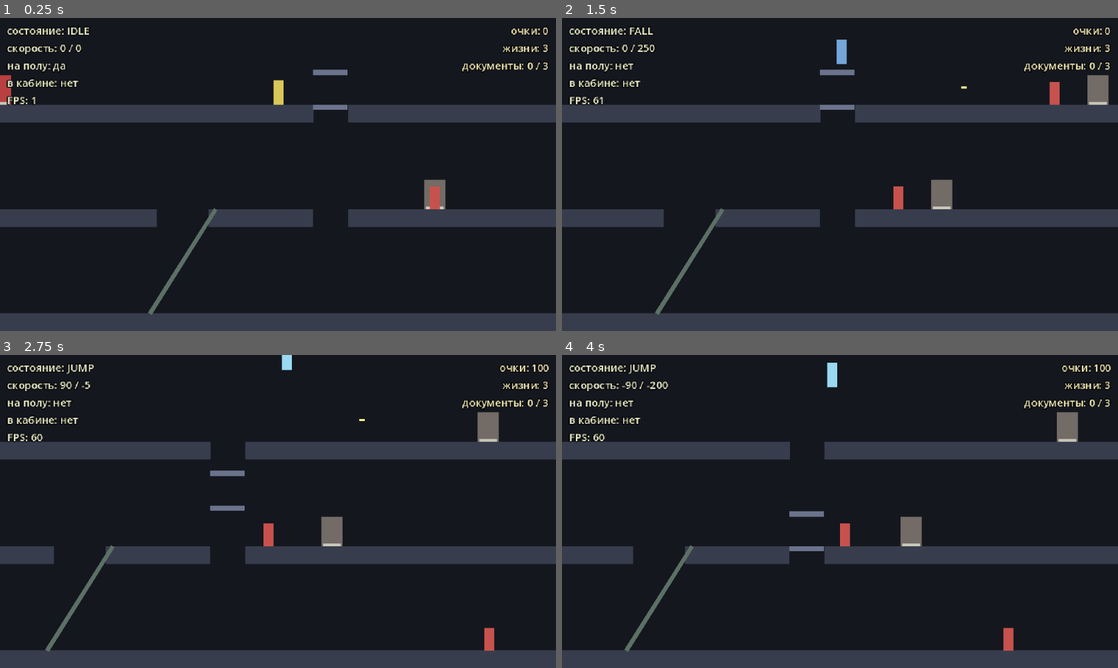
Above: before the commit, frames 1-4 (two rows, left to right).
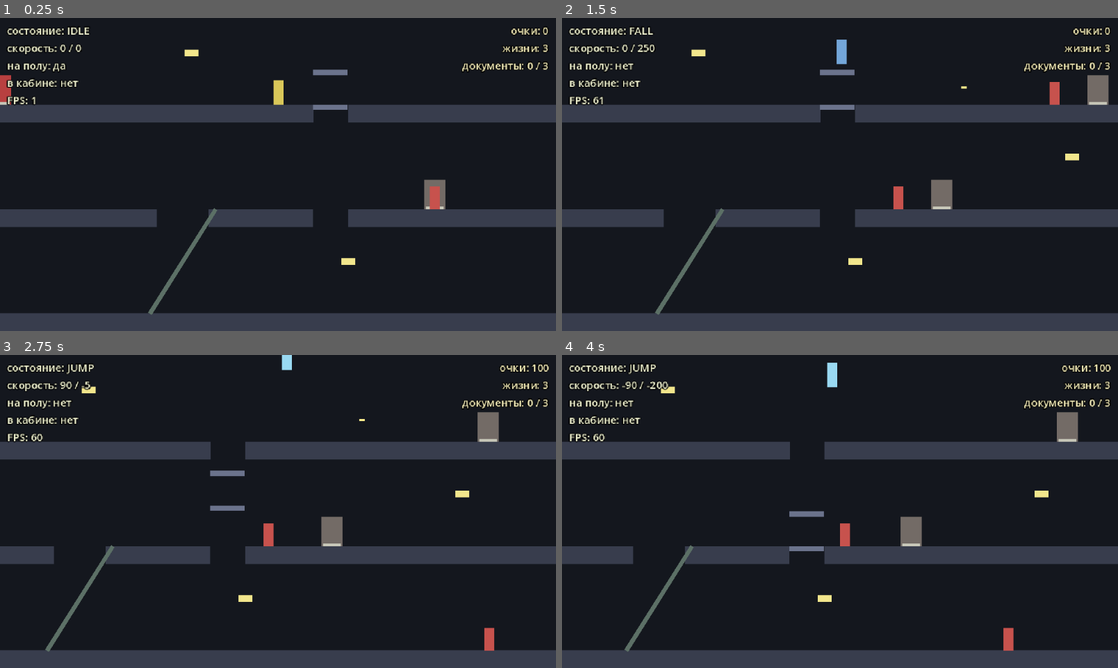
Above: after the commit, the same moments.

Repository: BalashovDmitriy/elaction
Game: Godot game, scene res://src/main.tscn
Same seed, same stepped clock (60 frames per second), same inputs: the game is played once before the commit and once after it.
Inputs (mouse positions are in pixels of both pictures, inside the frame that each line leads up to):
- Up to frame 1 (0.25 s): no input
- Up to frame 2 (1.5 s): tap Enter at 0.5 s; move the mouse to (962, 158) at 0.52 s; hold Right (move_right) 0.53-1.25 s; tap X (shoot) at 0.6 s; click (962, 158) at 0.67 s; tap Space (jump) at 0.77, 0.8, 1.07 s; drag from (728, 190) to (851, 21) at 1.27 s
- Up to frame 3 (2.75 s): move the mouse to (333, 442) at 2.02 s; hold Right (move_right) from 2.03 s (still down); tap X (shoot) at 2.1 s; click (333, 442) at 2.17 s; tap Space (jump) at 2.3 s
- Up to frame 4 (4 s): release Right (move_right) at 2.75 s; drag from (812, 574) to (789, 489) at 2.77 s; move the mouse to (1006, 558) at 3.52 s; hold Left (move_left) from 3.53 s (still down); tap Alt at 3.6 s; click (1006, 558) at 3.67 s; tap Space (jump) at 3.77, 3.8 s

The runs differ from the first frame. In frame 1, 0.1% of the frame differs, in the area x 33-64%, y 10-79%; in frame 2, 0.2%, in the area x 23-93%, y 10-79%; in frame 3, 0.2%; in frame 4, 0.2%.

Commit message:
feat(m4b): лампы, темнота этажа и неуязвимость на эскалаторе
Лампа висит подвесом под потолком: стоя в неё не попасть, выстрел стоя идёт
в 20 px над полом. Сбивают её в прыжке. Падая, она убивает агента под собой —
300 очков, самый дорогой способ убийства в оригинале, — а долетев до пола,
гасит свой этаж.

Otto лампа не трогает: её зона удара смотрит только на слой агентов. В
источниках про гибель игрока от лампы нет ни слова.

Погашенный этаж накрывается тёмной полосой. Это заглушка до M6 с настоящим
светом, и выбросить её будет не жалко. Агент на тёмном этаже видит вчетверо
ближе — не слепота, а меньше огня, как описано в источниках. Убийство в
темноте стоит вдвое дороже.

Заодно закрыт долг с M2: на эскалаторе Otto теперь неуязвим, как в оригинале.
Формы коллизии выключаются на время поездки — тем же способом, что за дверью,
но видимым он остаётся.

Co-Authored-By: Claude Opus 5 <noreply@anthropic.com>
Claude-Session: https://claude.ai/code/session_01TrsEuB7nUPBDKu2PdRbYf4

Diff:
--- a/src/actors/enemy/enemy.gd
+++ b/src/actors/enemy/enemy.gd
@@ -35,9 +35,14 @@
 @export var fire_range: float = 200.0
 @export var fire_cooldown: float = 1.1
 
+## Дальность стрельбы на погашенном этаже: в темноте агент замечает Otto только
+## вблизи. Это не слепота, а меньше огня — ADR-0007, пункт 4.
+@export var dark_fire_range: float = 60.0
+
 var _brain := EnemyBrain.new()
 var _target: Otto = null
 var _corpse_left: float = 0.0
+var _in_the_dark: bool = false
 
 @onready var _body: ColorRect = $Body
 @onready var _floor_probe: RayCast2D = $FloorProbe
@@ -77,6 +82,17 @@
 func setup(target: Otto, towards: float) -> void:
 	_target = target
 	_brain.start(towards)
+
+
+## Сообщает агенту, что его этаж погас или снова освещён.
+func set_in_the_dark(value: bool) -> void:
+	_in_the_dark = value
+	_brain.fire_range = dark_fire_range if value else fire_range
+
+
+## Стоит ли агент в темноте. По этому признаку считается надбавка за убийство.
+func is_in_the_dark() -> bool:
+	return _in_the_dark
 
 
 ## Попадание пули. Кто стрелял, тот и получает очки — это решает он сам.
--- a/src/actors/otto/otto.gd
+++ b/src/actors/otto/otto.gd
@@ -181,11 +181,13 @@
 ## Otto встал на эскалатор: до конца поездки ввод игрока не действует.
 func board_escalator() -> void:
 	_states.ride()
+	_repose()
 
 
 ## Эскалатор довёз и вернул управление.
 func leave_escalator() -> void:
 	_states.stop_riding()
+	_repose()
 
 
 ## Otto вошёл в кабину и теперь ею управляет.
@@ -249,11 +251,22 @@
 
 
 func _on_bullet_hit(target: Node2D) -> void:
+	# Лампа висит на том же слое, что и агенты: пуля не разбирает, во что попала.
+	var lamp := target as Lamp
+	if lamp != null:
+		lamp.shoot_down()
+		return
+
 	var agent := target as Enemy
 	if agent == null or agent.is_dead():
 		return
 	agent.take_bullet()
-	GameState.instance().add_score(GameState.ENEMY_SHOT_SCORE)
+	_award_for(agent, GameState.ENEMY_SHOT_SCORE)
+
+
+## Начисляет очки за убитого агента: в темноте они дороже.
+func _award_for(agent: Enemy, base: int) -> void:
+	GameState.instance().add_score(GameState.kill_score(base, agent.is_in_the_dark()))
 
 
 ## Бьёт ногой всех, кого задел в полёте.
@@ -263,7 +276,7 @@
 		if agent == null or agent.is_dead():
 			continue
 		agent.kill()
-		GameState.instance().add_score(GameState.ENEMY_KICK_SCORE)
+		_award_for(agent, GameState.ENEMY_KICK_SCORE)
 
 
 ## Есть ли над головой место, чтобы выпрямиться из приседа.
@@ -313,10 +326,12 @@
 	_posed_state = state
 
 	var crouching := state == OttoStateMachine.State.CROUCH
-	# За дверью Otto не только не виден, но и не задевается: он в комнате.
+	# За дверью Otto нет вовсе, на эскалаторе он на виду — но достать нельзя
+	# ни там, ни там: «neither kill nor be killed» (ADR-0007, пункт 7).
 	var hidden := state == OttoStateMachine.State.INDOORS
-	_standing_shape.set_deferred("disabled", hidden or crouching)
-	_crouching_shape.set_deferred("disabled", hidden or not crouching)
+	var untouchable := hidden or state == OttoStateMachine.State.RIDE
+	_standing_shape.set_deferred("disabled", untouchable or crouching)
+	_crouching_shape.set_deferred("disabled", untouchable or not crouching)
 	_body.visible = not hidden
 
 	# Размер и посадку коробки берём из самой формы коллизии, чтобы вид и
--- a/src/autoload/game_state.gd
+++ b/src/autoload/game_state.gd
@@ -22,6 +22,11 @@
 const DOCUMENT_SCORE: int = 500
 const ENEMY_SHOT_SCORE: int = 100
 const ENEMY_KICK_SCORE: int = 150
+const LAMP_SCORE: int = 300
+
+## Во сколько раз дороже убийство на погашенном этаже. Надбавка в оригинале
+## есть, но её размер не называет ни один источник — ADR-0007, пункт 5.
+const DARK_KILL_MULTIPLIER: int = 2
 
 ## Жизней на партию — три, как в оригинале (ADR-0006, пункт 4).
 const STARTING_LIVES: int = 3
@@ -37,6 +42,11 @@
 ## Состояние партии. До входа автолоада в дерево — null.
 static func instance() -> GameState:
 	return _instance
+
+
+## Очки за убитого агента с учётом того, темно ли там, где его достали.
+static func kill_score(base: int, in_the_dark: bool) -> int:
+	return base * DARK_KILL_MULTIPLIER if in_the_dark else base
 
 
 func _enter_tree() -> void:
--- a/src/autoload/screenshotter.gd
+++ b/src/autoload/screenshotter.gd
@@ -67,6 +67,13 @@
 		{"label": "otto_fires", "actions": ["shoot"], "hold": 0.2},
 		{"label": "after_the_shot", "actions": [], "hold": 1.5},
 		{"label": "under_fire", "actions": [], "hold": 7.0},
+	],
+	"M4B":
+	[
+		{"label": "floor_top", "actions": [], "hold": 0.4},
+		{"label": "jump_at_the_lamp", "actions": ["move_left", "jump"], "hold": 0.12},
+		{"label": "shot", "actions": ["move_left", "shoot"], "hold": 0.25},
+		{"label": "floor_goes_dark", "actions": [], "hold": 1.4},
 	],
 }
 const DEFAULT_PLAN := "M1"
--- a/src/levels/greybox_level.gd
+++ b/src/levels/greybox_level.gd
@@ -16,6 +16,7 @@
 const ESCALATOR_SCENE := preload("res://src/systems/escalators/escalator.tscn")
 const DOOR_SCENE := preload("res://src/systems/doors/door.tscn")
 const ENEMY_SCENE := preload("res://src/actors/enemy/enemy.tscn")
+const LAMP_SCENE := preload("res://src/systems/lighting/lamp.tscn")
 
 ## Поверхности этажей сверху вниз. По ним же кабина выбирает остановки.
 const FLOOR_SURFACES: Array[float] = [100.0, 220.0, 340.0]
@@ -51,6 +52,22 @@
 	{"floor": 2, "x": 1000.0, "document": false},
 ]
 
+## Лампы этажей: номер этажа и x. Висят так, что стоя в них не попасть —
+## выстрел стоя идёт в 20 px над полом, а подвес начинается выше.
+const LAMPS: Array[Dictionary] = [
+	{"floor": 0, "x": 420.0},
+	{"floor": 1, "x": 850.0},
+	{"floor": 2, "x": 600.0},
+]
+
+## На сколько выше пола висит середина лампы и половина её высоты, px.
+const LAMP_HANG_HEIGHT: float = 60.0
+const LAMP_HALF_HEIGHT: float = 20.0
+
+## Чем накрывается погашенный этаж до настоящего света в M6.
+const DARKNESS_COLOR := Color(0.02, 0.02, 0.05, 0.72)
+const DARKNESS_Z: int = 20
+
 ## Сколько дверь ждёт, прежде чем выпустить следующего агента, с.
 const AGENT_RESPAWN_DELAY: float = 3.0
 
@@ -70,6 +87,7 @@
 var _doors: Array[Door] = []
 ## Обычные двери: из них выходят агенты. Красные документов не стерегут.
 var _agent_doors: Array[Door] = []
+var _lighting := FloorLighting.new()
 ## Здание сдано. Otto может зайти в зону выхода снова, но событие однократное:
 ## в M5 к нему прицепится переход к следующему зданию.
 var _cleared: bool = false
@@ -85,6 +103,7 @@
 	_spawn_escalator()
 	_spawn_doors()
 	_spawn_exit()
+	_spawn_lamps()
 	otto.died.connect(_on_otto_died)
 	for door in _agent_doors:
 		_release_agent(door)
@@ -236,15 +255,76 @@
 	_send_back_for_documents.call_deferred(runner)
 
 
+## Номер этажа, к которому ближе всего точка. Статический — чтобы проверяться
+## тестами без сцены.
+static func floor_index_near(y: float, surfaces: Array[float]) -> int:
+	var best := 0
+	for index: int in surfaces.size():
+		if absf(surfaces[index] - y) < absf(surfaces[best] - y):
+			best = index
+	return best
+
+
 ## Этаж, на котором Otto погиб: ближайшая по вертикали поверхность.
-##
-## Статический, чтобы проверяться тестами без сцены.
 static func floor_surface_near(y: float, surfaces: Array[float]) -> float:
-	var best := surfaces[0]
-	for surface in surfaces:
-		if absf(surface - y) < absf(best - y):
-			best = surface
-	return best
+	return surfaces[floor_index_near(y, surfaces)]
+
+
+## Потолок этажа: низ перекрытия сверху, а у верхнего — край уровня.
+static func story_top(index: int) -> float:
+	return 0.0 if index == 0 else FLOOR_SURFACES[index - 1] + SLAB_HEIGHT
+
+
+func _spawn_lamps() -> void:
+	for entry: Dictionary in LAMPS:
+		var index: int = entry["floor"]
+		var lamp := LAMP_SCENE.instantiate() as Lamp
+		lamp.position = Vector2(entry["x"], FLOOR_SURFACES[index] - LAMP_HANG_HEIGHT)
+		lamp.fall_distance = LAMP_HANG_HEIGHT - LAMP_HALF_HEIGHT
+		lamp.crushed.connect(_on_lamp_crushed)
+		lamp.fell.connect(_on_lamp_fell)
+		add_child(lamp)
+
+
+## Лампа накрыла агента по дороге вниз — самый дорогой способ убийства.
+func _on_lamp_crushed(agent: Enemy) -> void:
+	if agent.is_dead():
+		return
+	agent.kill()
+	var points := GameState.kill_score(GameState.LAMP_SCORE, agent.is_in_the_dark())
+	GameState.instance().add_score(points)
+
+
+## Лампа долетела до пола: этаж гаснет и обратно уже не загорается.
+func _on_lamp_fell(lamp: Lamp) -> void:
+	var index := floor_index_near(lamp.global_position.y, FLOOR_SURFACES)
+	if not _lighting.darken(index):
+		return
+	_cover_with_darkness(index)
+	for agent in _agents_on(index):
+		agent.set_in_the_dark(true)
+
+
+func _cover_with_darkness(index: int) -> void:
+	var top := story_top(index)
+	var shade := ColorRect.new()
+	shade.color = DARKNESS_COLOR
+	shade.position = Vector2(0.0, top)
+	shade.size = Vector2(LEVEL_WIDTH, FLOOR_SURFACES[index] + SLAB_HEIGHT - top)
+	shade.mouse_filter = Control.MOUSE_FILTER_IGNORE
+	shade.z_index = DARKNESS_Z
+	add_child(shade)
+
+
+func _agents_on(index: int) -> Array[Enemy]:
+	var found: Array[Enemy] = []
+	for child in get_children():
+		var agent := child as Enemy
+		if agent == null:
+			continue
+		if floor_index_near(agent.global_position.y, FLOOR_SURFACES) == index:
+			found.append(agent)
+	return found
 
 
 ## Выпускает агента из двери.
@@ -254,6 +334,7 @@
 	add_child(agent)
 	agent.global_position = mat
 	agent.setup(otto, signf(otto.global_position.x - mat.x))
+	agent.set_in_the_dark(_lighting.is_dark(floor_index_near(mat.y, FLOOR_SURFACES)))
 	agent.died.connect(_on_agent_died.bind(door))
 
 
--- /dev/null
+++ b/src/systems/lighting/floor_lighting.gd
@@ -0,0 +1,29 @@
+class_name FloorLighting
+extends RefCounted
+
+## Свет этажей здания.
+##
+## Сбитая лампа гасит свой этаж, и обратно он не загорается — сознательный отход
+## от оригинала, где гаснет всё здание и секунд на пять (ADR-0006, пункт 7).
+##
+## Класс только помнит, где темно. Картинку и поведение агентов по нему настраивает
+## уровень, поэтому проверяется без сцены.
+
+var _dark: Dictionary = {}
+
+
+## Гасит этаж. Возвращает false, если он и так был погашен.
+func darken(floor_index: int) -> bool:
+	if _dark.has(floor_index):
+		return false
+	_dark[floor_index] = true
+	return true
+
+
+func is_dark(floor_index: int) -> bool:
+	return _dark.has(floor_index)
+
+
+## Сколько этажей уже погашено.
+func dark_floors() -> int:
+	return _dark.size()
--- /dev/null
+++ b/src/systems/lighting/lamp.gd
@@ -0,0 +1,77 @@
+class_name Lamp
+extends StaticBody2D
+
+## Лампа под потолком этажа.
+##
+## Сбитая пулей, падает и убивает агента, оказавшегося под ней, — 300 очков, самый
+## дорогой способ убийства в оригинале. Упав, гасит свой этаж (ADR-0007).
+##
+## Otto лампа не трогает: источники говорят только об агентах, поэтому зона удара
+## смотрит лишь на их слой.
+
+## Лампа задела агента по дороге вниз. Убивает его и считает очки уровень.
+signal crushed(agent: Enemy)
+
+## Лампа долетела до пола. Уровень по этому сигналу гасит этаж.
+signal fell(lamp: Lamp)
+
+const LIT_COLOR := Color(0.95, 0.90, 0.55)
+const FALLING_COLOR := Color(0.72, 0.66, 0.38)
+
+@export var fall_speed: float = 260.0
+
+## Сколько лететь до пола, px. Ставит уровень, когда вешает лампу.
+@export var fall_distance: float = 74.0
+
+var _falling: bool = false
+var _fallen: float = 0.0
+
+@onready var _crush_zone: Area2D = $CrushZone
+@onready var _visual: ColorRect = $Visual
+
+
+func _ready() -> void:
+	_visual.color = LIT_COLOR
+
+
+func _physics_process(delta: float) -> void:
+	if not _falling:
+		return
+
+	var step := minf(fall_speed * delta, fall_distance - _fallen)
+	position.y += step
+	_fallen += step
+	# Проверяем каждый кадр падения: лампа сбивает всех, кого прошла насквозь.
+	_crush_agents()
+
+	if _fallen >= fall_distance:
+		_land()
+
+
+## Сбита выстрелом. Повторные попадания ничего не меняют.
+func shoot_down() -> void:
+	if _falling:
+		return
+	_falling = true
+	_visual.color = FALLING_COLOR
+
+
+## Горит ли лампа ещё.
+func is_lit() -> bool:
+	return not _falling
+
+
+func _crush_agents() -> void:
+	for body: Node2D in _crush_zone.get_overlapping_bodies():
+		var agent := body as Enemy
+		if agent == null or agent.is_dead():
+			continue
+		crushed.emit(agent)
+
+
+func _land() -> void:
+	_falling = false
+	fell.emit(self)
+	# Осколки не оставляем: тёмный этаж и так виден, а тело на полу ловило бы
+	# пули игрока, которым положено лететь дальше.
+	queue_free()
--- /dev/null
+++ b/src/systems/lighting/lamp.tscn
@@ -0,0 +1,32 @@
+[gd_scene load_steps=4 format=3]
+
+[ext_resource type="Script" path="res://src/systems/lighting/lamp.gd" id="1_lamp"]
+
+[sub_resource type="RectangleShape2D" id="RectangleShape2D_lamp"]
+size = Vector2(16, 8)
+
+[sub_resource type="RectangleShape2D" id="RectangleShape2D_crush"]
+size = Vector2(20, 14)
+
+[node name="Lamp" type="StaticBody2D"]
+collision_layer = 4
+collision_mask = 0
+script = ExtResource("1_lamp")
+
+[node name="Shape" type="CollisionShape2D" parent="."]
+shape = SubResource("RectangleShape2D_lamp")
+
+[node name="Visual" type="ColorRect" parent="."]
+offset_left = -8.0
+offset_top = -4.0
+offset_right = 8.0
+offset_bottom = 4.0
+mouse_filter = 2
+color = Color(0.95, 0.9, 0.55, 1)
+
+[node name="CrushZone" type="Area2D" parent="."]
+collision_layer = 0
+collision_mask = 4
+
+[node name="CrushShape" type="CollisionShape2D" parent="CrushZone"]
+shape = SubResource("RectangleShape2D_crush")
--- /dev/null
+++ b/tests/test_floor_lighting.gd
@@ -0,0 +1,30 @@
+extends GutTest
+
+## Тесты света этажей.
+##
+## Сбитая лампа гасит свой этаж и обратно он не загорается — это наше решение,
+## а не механика оригинала (ADR-0006, пункт 7).
+
+
+func test_floors_start_lit() -> void:
+	assert_false(FloorLighting.new().is_dark(0))
+
+
+func test_lamp_darkens_its_floor() -> void:
+	var lighting := FloorLighting.new()
+	assert_true(lighting.darken(1), "этаж погас впервые")
+	assert_true(lighting.is_dark(1))
+
+
+func test_neighbours_stay_lit() -> void:
+	var lighting := FloorLighting.new()
+	lighting.darken(1)
+	assert_false(lighting.is_dark(0), "гаснет только свой этаж, не всё здание")
+	assert_false(lighting.is_dark(2))
+
+
+func test_second_lamp_on_the_same_floor_changes_nothing() -> void:
+	var lighting := FloorLighting.new()
+	lighting.darken(1)
+	assert_false(lighting.darken(1), "гасить погашенное незачем")
+	assert_eq(lighting.dark_floors(), 1)
--- a/tests/test_game_state.gd
+++ b/tests/test_game_state.gd
@@ -87,3 +87,12 @@
 	assert_eq(game.lives, 0)
 	assert_signal_not_emitted(game, "game_over", "game_over сообщает о переходе, а не о состоянии")
 	assert_signal_not_emitted(game, "lives_changed")
+
+
+func test_kill_in_the_light_costs_its_face_value() -> void:
+	assert_eq(GameState.kill_score(GameState.ENEMY_SHOT_SCORE, false), 100)
+
+
+func test_kill_in_the_dark_is_worth_more() -> void:
+	var dark := GameState.kill_score(GameState.ENEMY_SHOT_SCORE, true)
+	assert_eq(dark, GameState.ENEMY_SHOT_SCORE * GameState.DARK_KILL_MULTIPLIER)
--- a/tests/test_respawn_floor.gd
+++ b/tests/test_respawn_floor.gd
@@ -19,3 +19,9 @@
 
 func test_bottom_of_the_shaft_returns_the_bottom_floor() -> void:
 	assert_eq(GreyboxLevel.floor_surface_near(345.0, FLOORS), 340.0)
+
+
+func test_floor_index_matches_the_surface() -> void:
+	assert_eq(GreyboxLevel.floor_index_near(105.0, FLOORS), 0, "верхний этаж")
+	assert_eq(GreyboxLevel.floor_index_near(215.0, FLOORS), 1)
+	assert_eq(GreyboxLevel.floor_index_near(340.0, FLOORS), 2, "нижний этаж")
Not shown, added: src/systems/lighting/floor_lighting.gd.uid
Not shown, added: src/systems/lighting/lamp.gd.uid
Not shown, added: tests/test_floor_lighting.gd.uid
Not shown, changed: docs/EPIC.md
Not shown, changed: docs/STATUS.md
